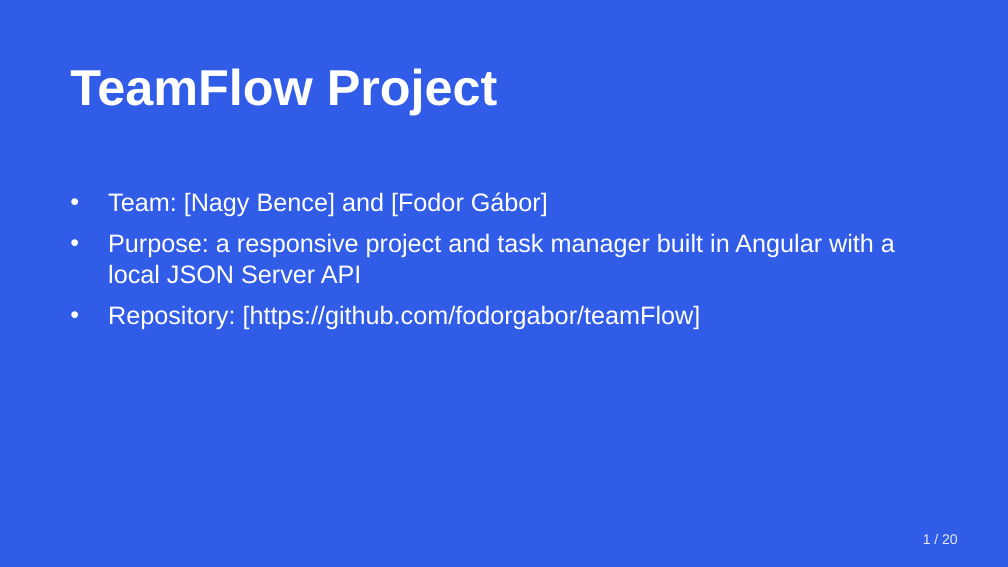
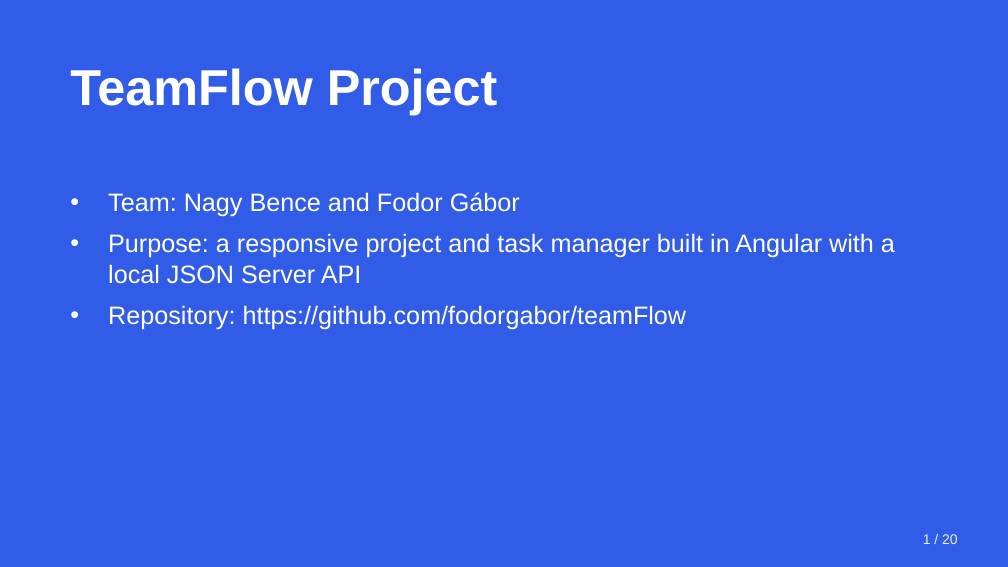
Before and after one commit to fodorgabor/teamFlow, a slide deck: slide 1 of docs/presentation.pptx. Drawn at 1008x567 pixels with LibreOffice and Linux fonts; fonts in the diff are those of the drawing. Boxes give left, top, right and bottom in pixels: in the first picture for what was removed or moved away, otherwise in the second. Text is boxed around its words. In the diff, an @@ line names an element or a change of style, - is before the commit and + after.

```diff
--- a/docs/presentation.pptx
+++ b/docs/presentation.pptx
@@ text at [108,192,520,217]: text changed @@
-• Team: [Nagy Bence] and [Fodor Gábor]
+• Team: Nagy Bence and Fodor Gábor
@@ text at [108,305,687,330]: text changed @@
-• Repository: [https://github.com/fodorgabor/teamFlow]
+• Repository: https://github.com/fodorgabor/teamFlow
```
Also in this commit, not shown: 6 other slides changed, 1 other file.
